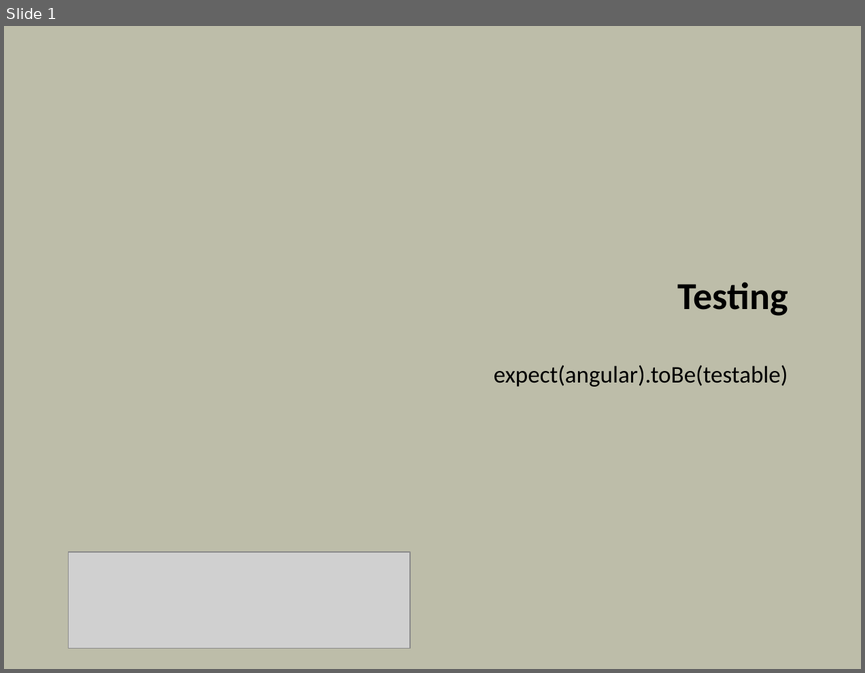
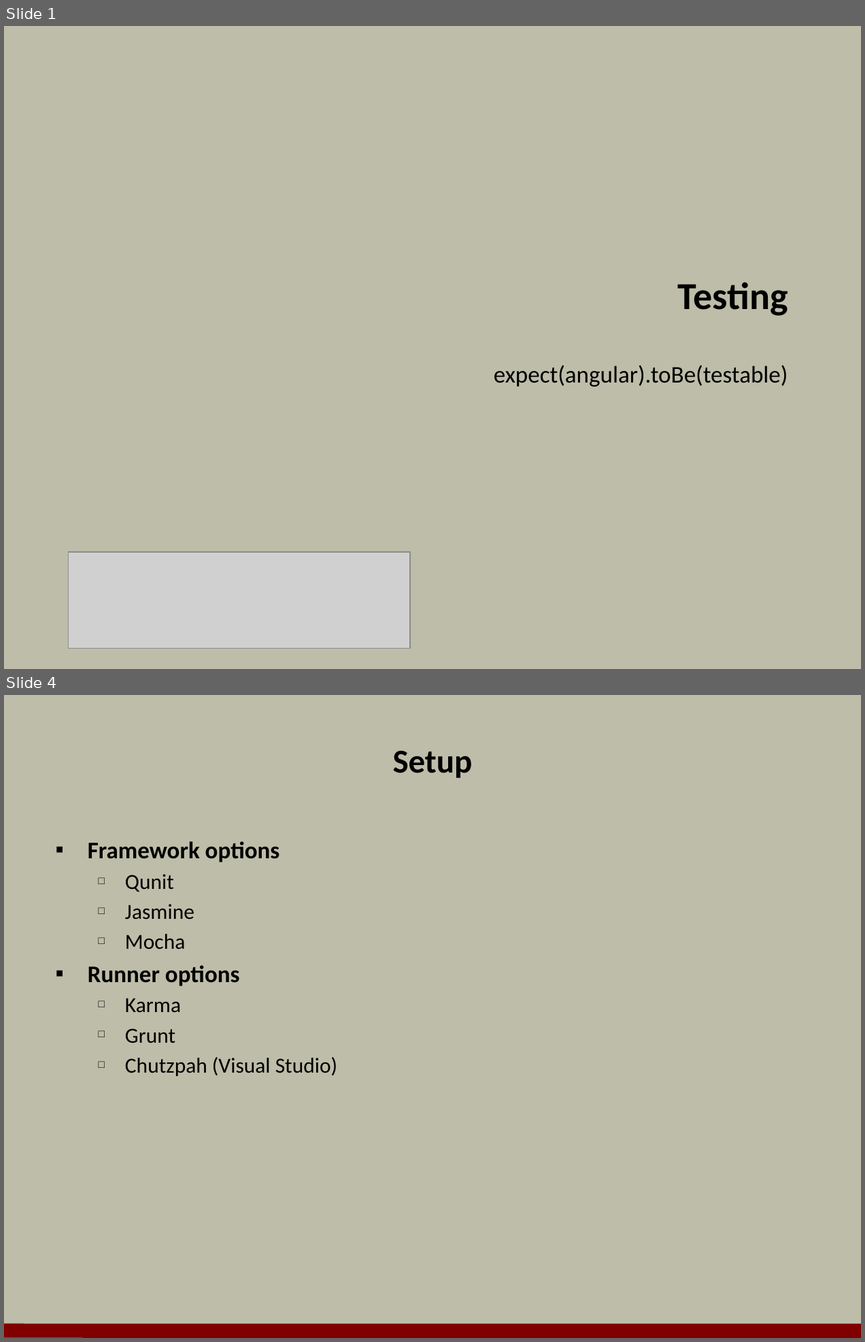
Before and after one commit to OdeToCode/classes, a slide deck: angularjs/slides/06_Testing.pptx. Shown one above the other, each under a label of ours: slide 1 before the commit, slides 1 and 4 after it; the slides between them are not shown. The pictures are 865x673 and 865x1342 pixels, drawn with LibreOffice and Linux fonts; fonts in the diff are those of the drawing; grey boxes stand for pictures; background and template pictures are left out. Boxes give left, top, right and bottom in pixels: in the first picture for what was removed or moved away, otherwise in the second. Text is boxed around its words. In the diff, an @@ line names an element or a change of style, - is before the commit and + after.

```diff
--- a/angularjs/slides/06_Testing.pptx
+++ b/angularjs/slides/06_Testing.pptx
@@ slide 4 added at [4, 695, 861, 1338], background #BDBDA9 @@
@@ title added at [393, 751, 473, 778], 28 pt, text #000000, bold @@
+Setup
@@ text added at [88, 841, 337, 1076], 18 pt, text #000000 @@
+▪ Framework options
+  □ Qunit
+  □ Jasmine
+  □ Mocha
+▪ Runner options
+  □ Karma
+  □ Grunt
+  □ Chutzpah (Visual Studio)
@@ line added from (4, 1330) to (861, 1331), #800000 12 pt @@
```
Also in this commit, not shown: 9 other slides added, 1 slide removed, 44 other files.
